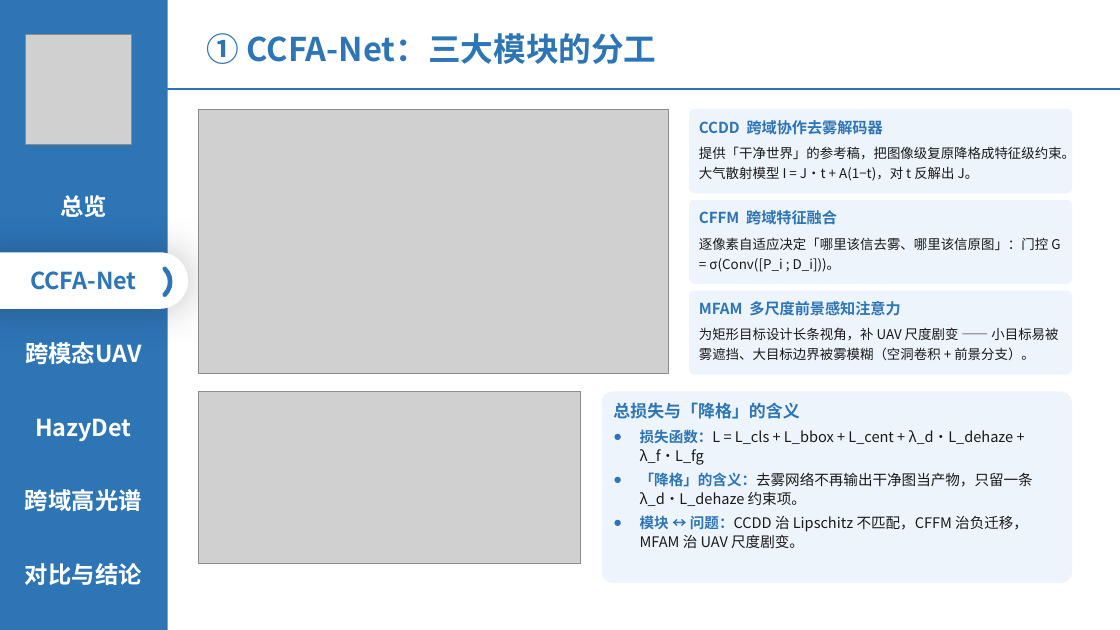
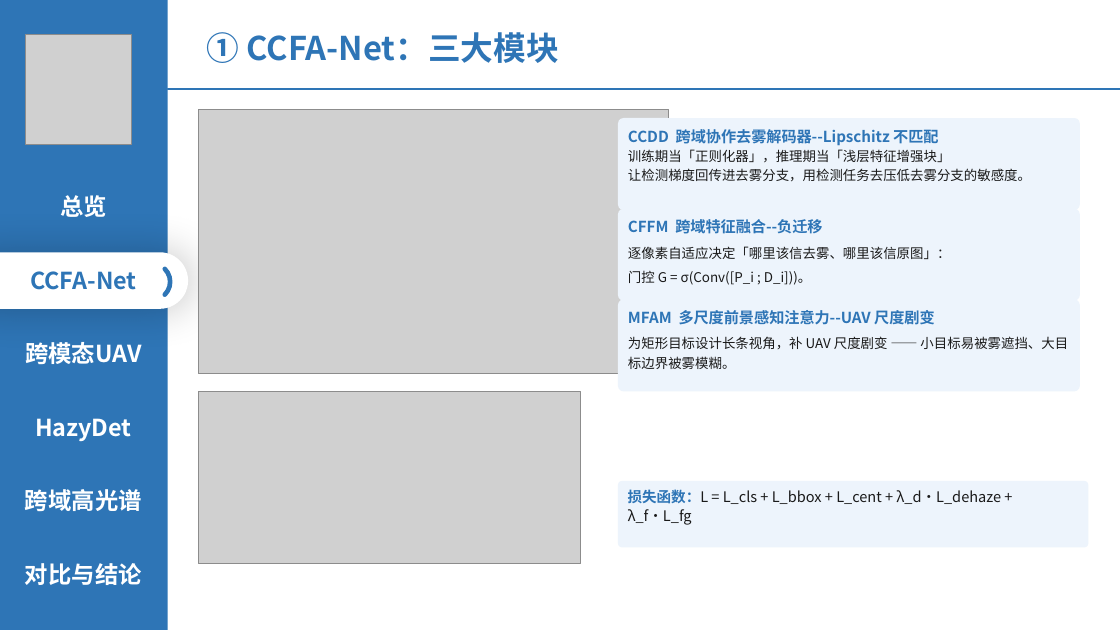
Before and after one commit to 139876/paper-notes, a slide deck: slide 6 of 论文精读/3-HazyDet精读/附件/四篇论文-组会汇报.pptx. Drawn at 1120x630 pixels with LibreOffice and Linux fonts; fonts in the diff are those of the drawing; grey boxes stand for pictures. Boxes give left, top, right and bottom in pixels: in the first picture for what was removed or moved away, otherwise in the second. Text is boxed around its words. In the diff, an @@ line names an element or a change of style, - is before the commit and + after.

```diff
--- a/论文精读/3-HazyDet精读/附件/四篇论文-组会汇报.pptx
+++ b/论文精读/3-HazyDet精读/附件/四篇论文-组会汇报.pptx
@@ text at (207, 32, 559, 63): text changed @@
-① CCFA-Net：三大模块的分工
+① CCFA-Net：三大模块
@@ rounded rectangle "CCDD 跨域协作去雾解码器--Lipschitz 不匹配": place and size @@
-rounded rectangle "CCDD 跨域协作去雾解码器--Lipschitz 不匹配" at (689, 109, 1072, 193)
+rounded rectangle "CCDD 跨域协作去雾解码器--Lipschitz 不匹配" at (618, 118, 1081, 210)
@@ text in rounded rectangle at (628, 129, 1031, 181): text changed @@
-CCDD 跨域协作去雾解码器
-提供「干净世界」的参考稿，把图像级复原降格成特征级约束。大气散射模型 I = J·t + A(1−t)，对 t 反解出 J。
+CCDD 跨域协作去雾解码器--Lipschitz 不匹配
+训练期当「正则化器」，推理期当「浅层特征增强块」
+让检测梯度回传进去雾分支，用检测任务去压低去雾分支的敏感度。
@@ text "CFFM 跨域特征融合--负迁移": place and size @@
-text "CFFM 跨域特征融合--负迁移" at (689, 200, 1072, 284)
+text "CFFM 跨域特征融合--负迁移" at (628, 219, 950, 285)
@@ text at (628, 219, 950, 285): text changed @@
-CFFM 跨域特征融合
-逐像素自适应决定「哪里该信去雾、哪里该信原图」：门控 G = σ(Conv([P_i ; D_i]))。
+CFFM 跨域特征融合--负迁移
+逐像素自适应决定「哪里该信去雾、哪里该信原图」：
+门控 G = σ(Conv([P_i ; D_i]))。
@@ rounded rectangle "MFAM 多尺度前景感知注意力--UAV 尺度剧变": place and size @@
-rounded rectangle "MFAM 多尺度前景感知注意力--UAV 尺度剧变" at (689, 291, 1072, 375)
+rounded rectangle "MFAM 多尺度前景感知注意力--UAV 尺度剧变" at (618, 300, 1081, 392)
@@ text in rounded rectangle at (628, 310, 1068, 369): text changed @@
-MFAM 多尺度前景感知注意力
-为矩形目标设计长条视角，补 UAV 尺度剧变 —— 小目标易被雾遮挡、大目标边界被雾模糊（空洞卷积 + 前景分支）。
+MFAM 多尺度前景感知注意力--UAV 尺度剧变
+为矩形目标设计长条视角，补 UAV 尺度剧变 —— 小目标易被雾遮挡、大目标边界被雾模糊。
@@ text in rounded rectangle at (613, 402, 799, 419): paragraph removed @@
-总损失与「降格」的含义
@@ text in rounded rectangle at (640, 472, 1033, 548): paragraphs removed @@
-● 「降格」的含义：去雾网络不再输出干净图当产物，只留一条 λ_d·L_dehaze 约束项。
-● 模块 ↔ 问题：CCDD 治 Lipschitz 不匹配，CFFM 治负迁移，MFAM 治 UAV 尺度剧变。
@@ rounded rectangle "损失函数：L = L_cls + L_bbox ...": place and size @@
-rounded rectangle "损失函数：L = L_cls + L_bbox ..." at (602, 392, 1072, 583)
+rounded rectangle "损失函数：L = L_cls + L_bbox ..." at (618, 481, 1089, 547)
@@ rounded rectangle "损失函数：L = L_cls + L_bbox ..." at (618, 481, 1089, 547): bullet ● to none @@
```
Also in this commit, not shown: 9 other slides changed.
